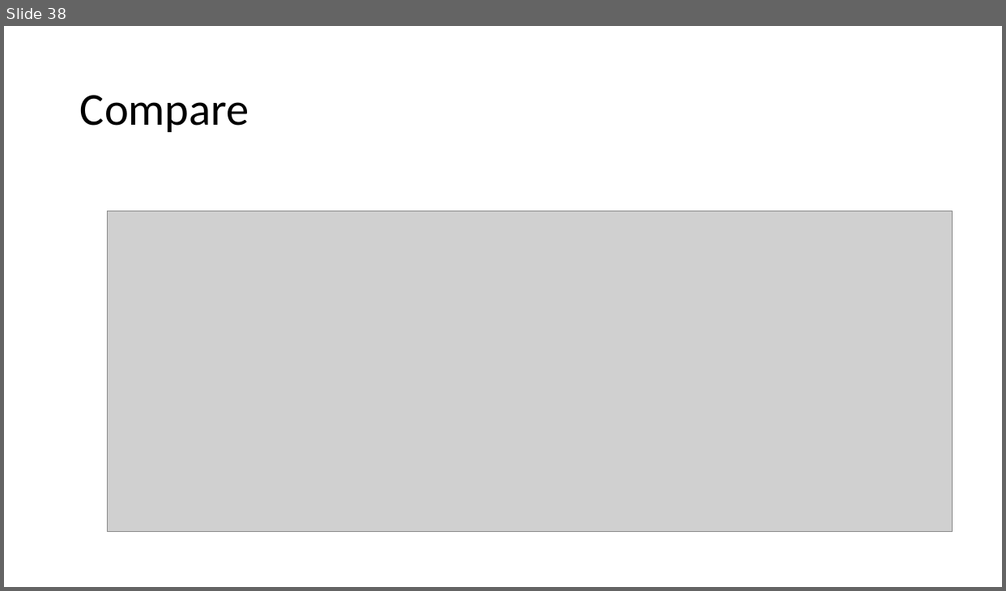
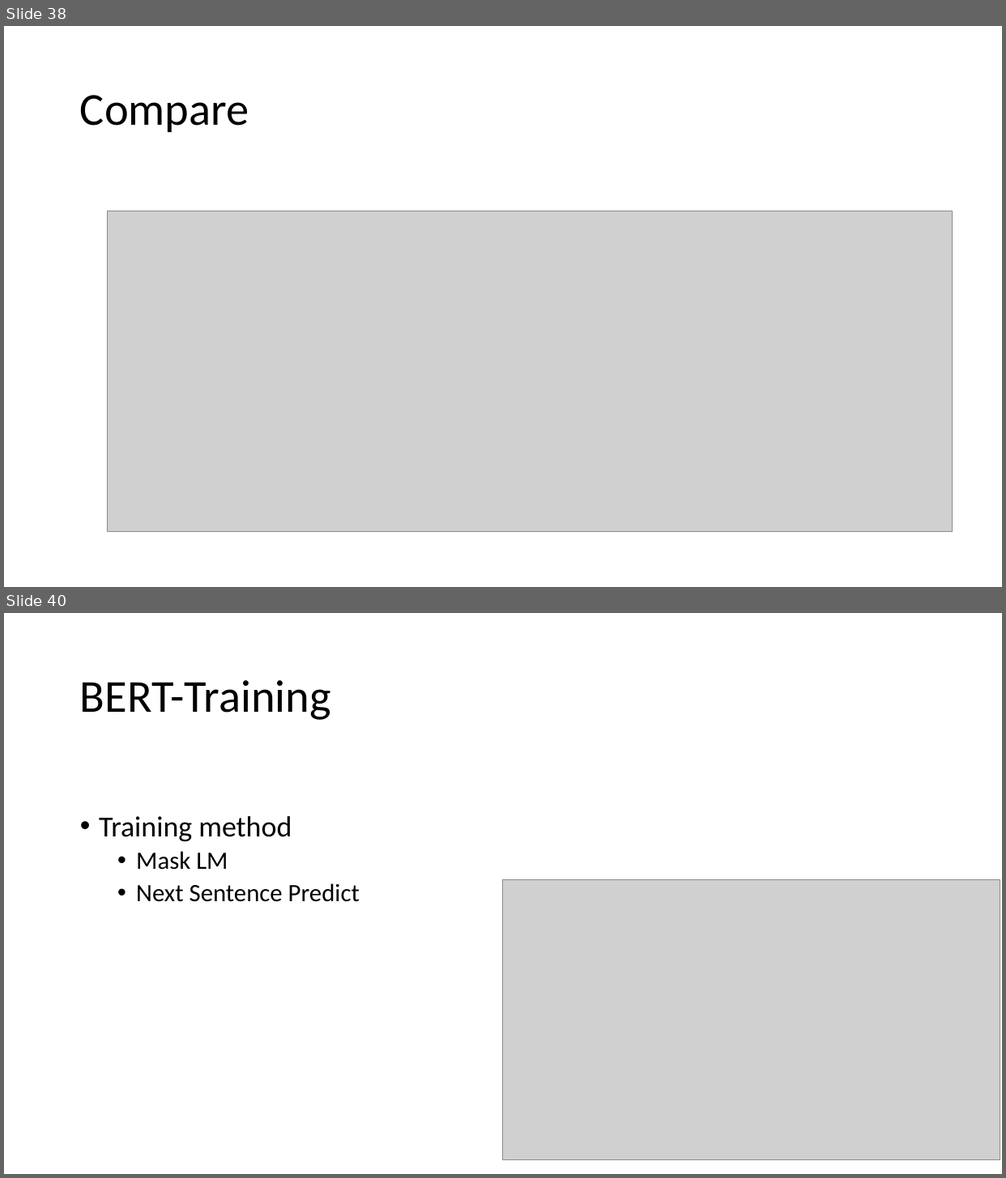
Before and after one commit to aron3312/embedding2lm, a slide deck: FromEmbeddingToLM.pptx. Shown one above the other, each under a label of ours: slide 38 before the commit, slides 38 and 40 after it; the slides between them are not shown. The pictures are 1006x591 and 1006x1178 pixels, drawn with LibreOffice and Linux fonts; fonts in the diff are those of the drawing; grey boxes stand for pictures. Boxes give left, top, right and bottom in pixels: in the first picture for what was removed or moved away, otherwise in the second. Text is boxed around its words. In the diff, an @@ line names an element or a change of style, - is before the commit and + after.

```diff
--- a/FromEmbeddingToLM.pptx
+++ b/FromEmbeddingToLM.pptx
@@ slide 40 added at (x1=4, y1=613, x2=1002, y2=1174), background #FFFFFF @@
@@ title added at (x1=80, y1=680, x2=331, y2=720), 44 pt, text #000000 @@
+BERT-Training
@@ text added at (x1=99, y1=816, x2=360, y2=902), 24 pt, text #000000 @@
+• Training method
+  • Mask LM
+  • Next Sentence Predict
@@ picture added at (x1=503, y1=880, x2=1001, y2=1161) @@
```
Also in this commit, not shown: 1 slide changed, 3 other slides added, 1 slide removed, 3 other files.
